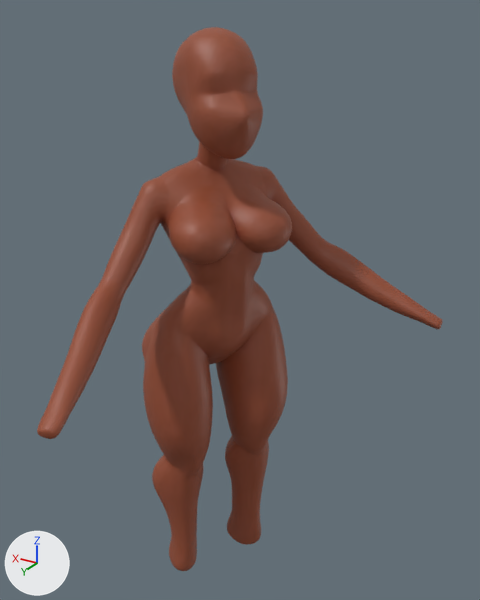
Renders of the glTF model female-sureal-1/female-sureal-1.glb from each side of a commit.
Both versions are drawn from a 50 mm camera at (-0.0467, 0.0747, 0.0659) aimed at (-0.0042, 0.0037, 0.0305). The lights are fixed; the arrows at lower left show +X, +Y and +Z. Where no turn or scale is listed for an object, it has been applied to the vertices. Vertices at the same position are counted once.

In view in the first picture: 'Merged_PM3D_Sphere3D3'.
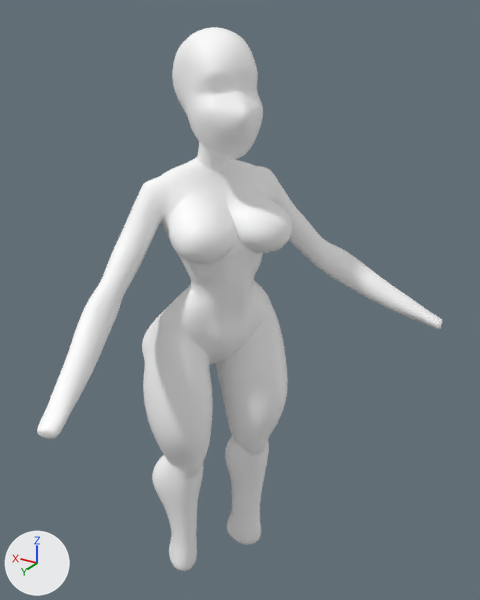
Edits to the bpy script that builds the scene:
```text
Change mat_hair:
    where n0 = _N.new('ShaderNodeBsdfPrincipled'); n0.name = 'Principled BSDF'
    add n0.inputs[0].default_value = (1.0, 1.0, 1.0, 1.0)  # 'Base Color', white #ffffff
    remove n2 = _N.new('ShaderNodeVertexColor'); n2.name = 'Color Attribute'
    remove _L.new(n2.outputs[0], n0.inputs[0])  # 'Color' to 'Base Color'
Change me_merged_pm3d_sphere3d3:
    where me_merged_pm3d_sphere3d3.from_pydata(...)  # 13382 vertices, 26760 faces; spans x -0.0277..0.012, y -0.019..0.0332, z -0.0461..0.0404
    used by ob_merged_pm3d_sphere3d3; location = (0.0014, -0.0001, 0.024)
    me_merged_pm3d_sphere3d3 part 1: vertex colours changed
```

Boxes (x1, y1, x2, y2) around the edits, measured in the pictures (480 x 600 px):
'Merged_PM3D_Sphere3D3', recoloured: (37, 27, 442, 571) in both
